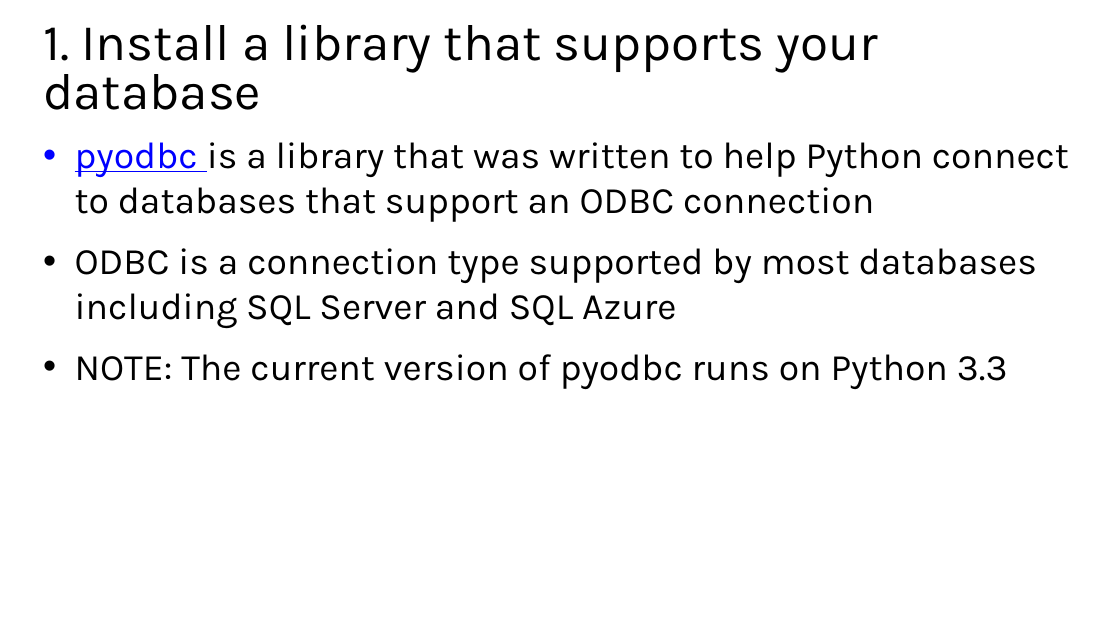
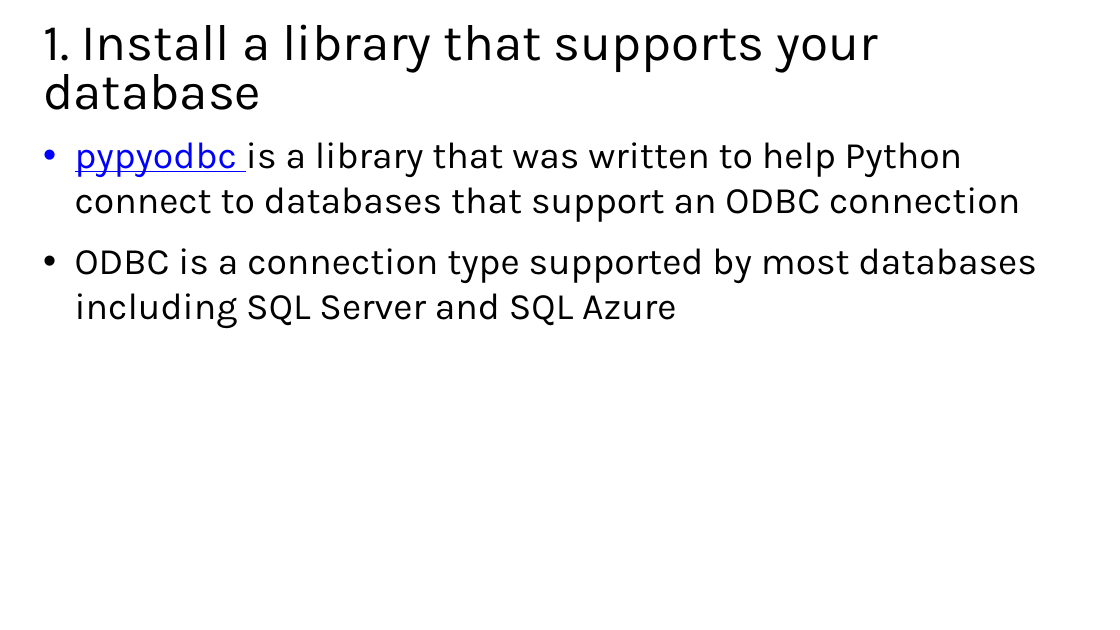
Before and after one commit to mkscala/AdvancedFlask, a slide deck: slide 5 of Slides/Module 4 - Python to databases.pptx. Drawn at 1120x630 pixels with LibreOffice and Linux fonts; fonts in the diff are those of the drawing. Boxes give left, top, right and bottom in pixels: in the first picture for what was removed or moved away, otherwise in the second. Text is boxed around its words. In the diff, an @@ line names an element or a change of style, - is before the commit and + after.

```diff
--- a/Slides/Module 4 - Python to databases.pptx
+++ b/Slides/Module 4 - Python to databases.pptx
@@ text at bbox=[75, 142, 1020, 222]: text changed @@
-• pyodbc is a library that was written to help Python connect to databases that support an ODBC connection
+• pypyodbc is a library that was written to help Python connect to databases that support an ODBC connection
@@ text at bbox=[75, 354, 1008, 389]: paragraph removed @@
-• NOTE: The current version of pyodbc runs on Python 3.3
```
Also in this commit, not shown: 6 other slides changed, 6 slides removed.
